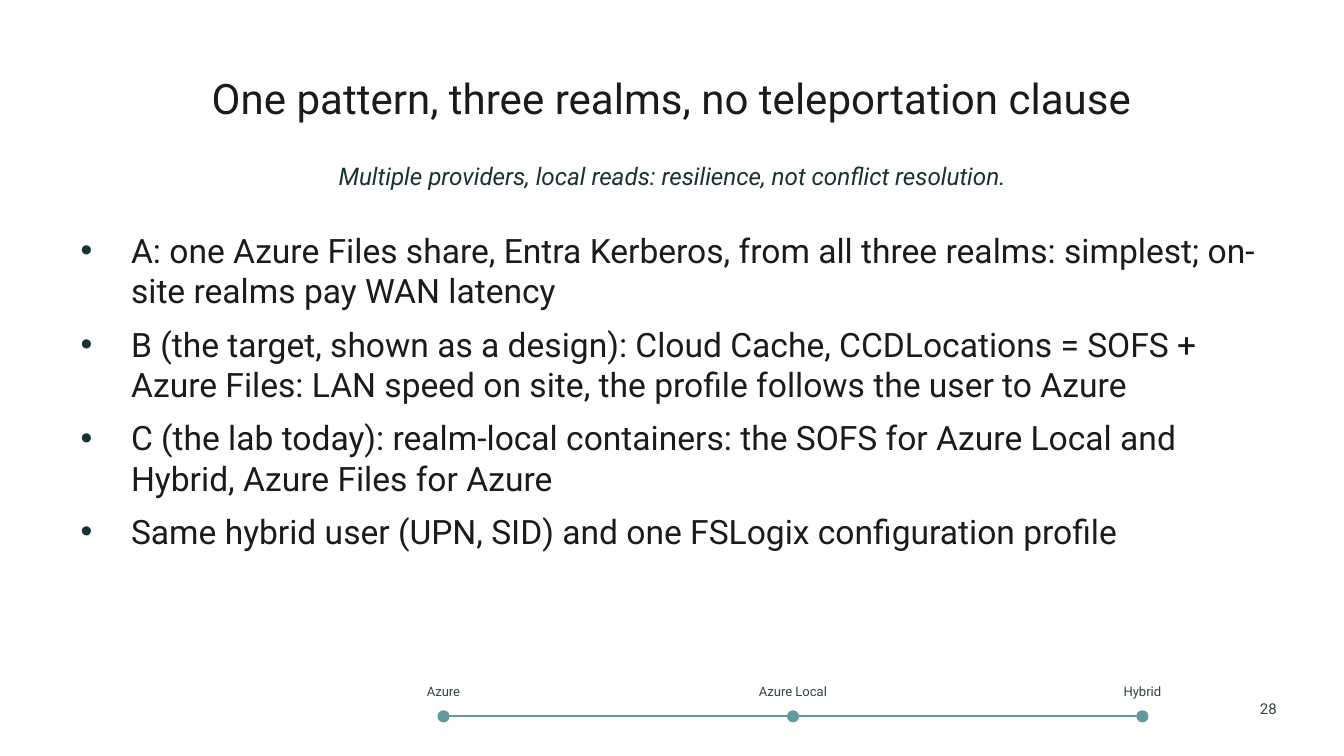
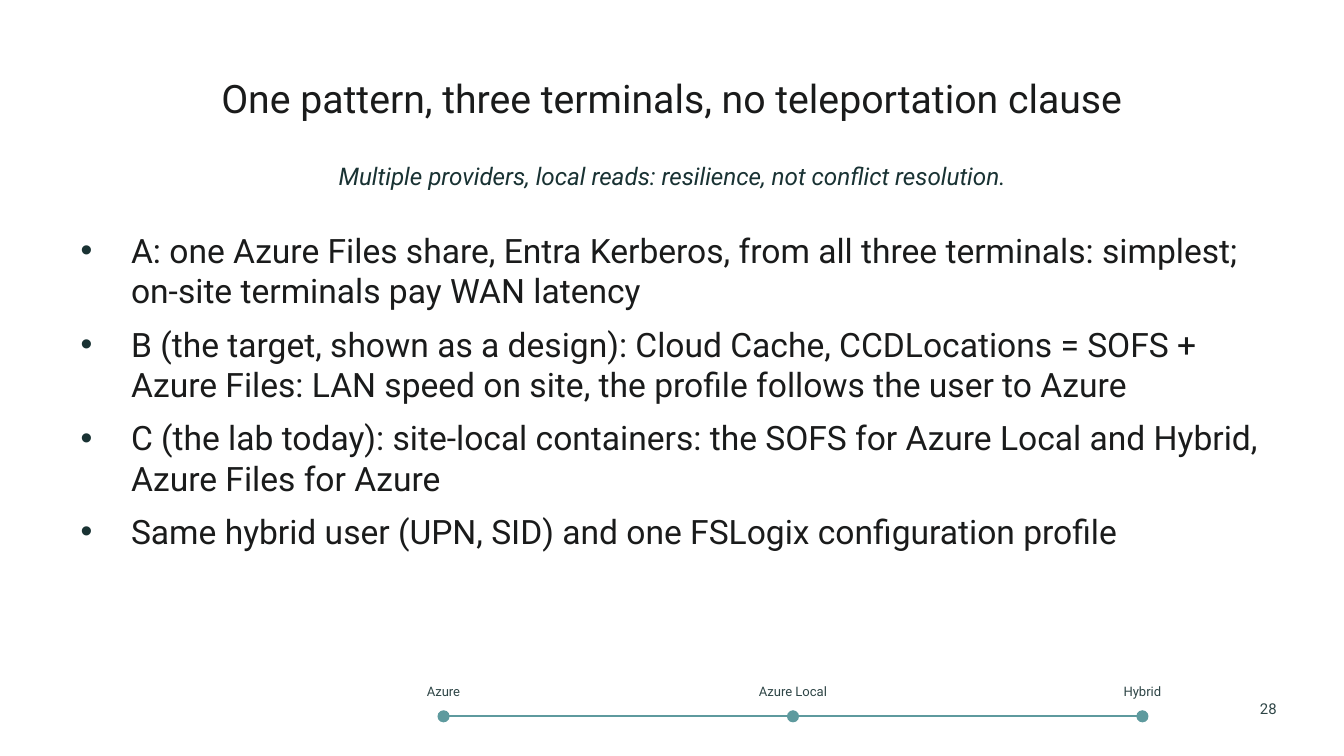
Before and after one commit to thisismydemo/nic2026_avd, a slide deck: slide 28 of presentation/AVD_Anywhere_NIC2026.pptx. Drawn at 1344x756 pixels with LibreOffice and Linux fonts; fonts in the diff are those of the drawing; background and template pictures are left out. Boxes give left, top, right and bottom in pixels: in the first picture for what was removed or moved away, otherwise in the second. Text is boxed around its words. In the diff, an @@ line names an element or a change of style, - is before the commit and + after.

```diff
--- a/presentation/AVD_Anywhere_NIC2026.pptx
+++ b/presentation/AVD_Anywhere_NIC2026.pptx
@@ title at (x1=221, y1=83, x2=1122, y2=121): text changed; size 22.5 to 21 pt @@
-One pattern, three realms, no teleportation clause
+One pattern, three terminals, no teleportation clause
@@ text at (x1=131, y1=237, x2=1237, y2=310): text changed @@
-• A: one Azure Files share, Entra Kerberos, from all three realms: simplest; on-site realms pay WAN latency
+• A: one Azure Files share, Entra Kerberos, from all three terminals: simplest; on-site terminals pay WAN latency
@@ text at (x1=131, y1=423, x2=1258, y2=492): text changed @@
-• C (the lab today): realm-local containers: the SOFS for Azure Local and Hybrid, Azure Files for Azure
+• C (the lab today): site-local containers: the SOFS for Azure Local and Hybrid, Azure Files for Azure
```
Also in this commit, not shown: 26 other slides changed, 33 other files.
